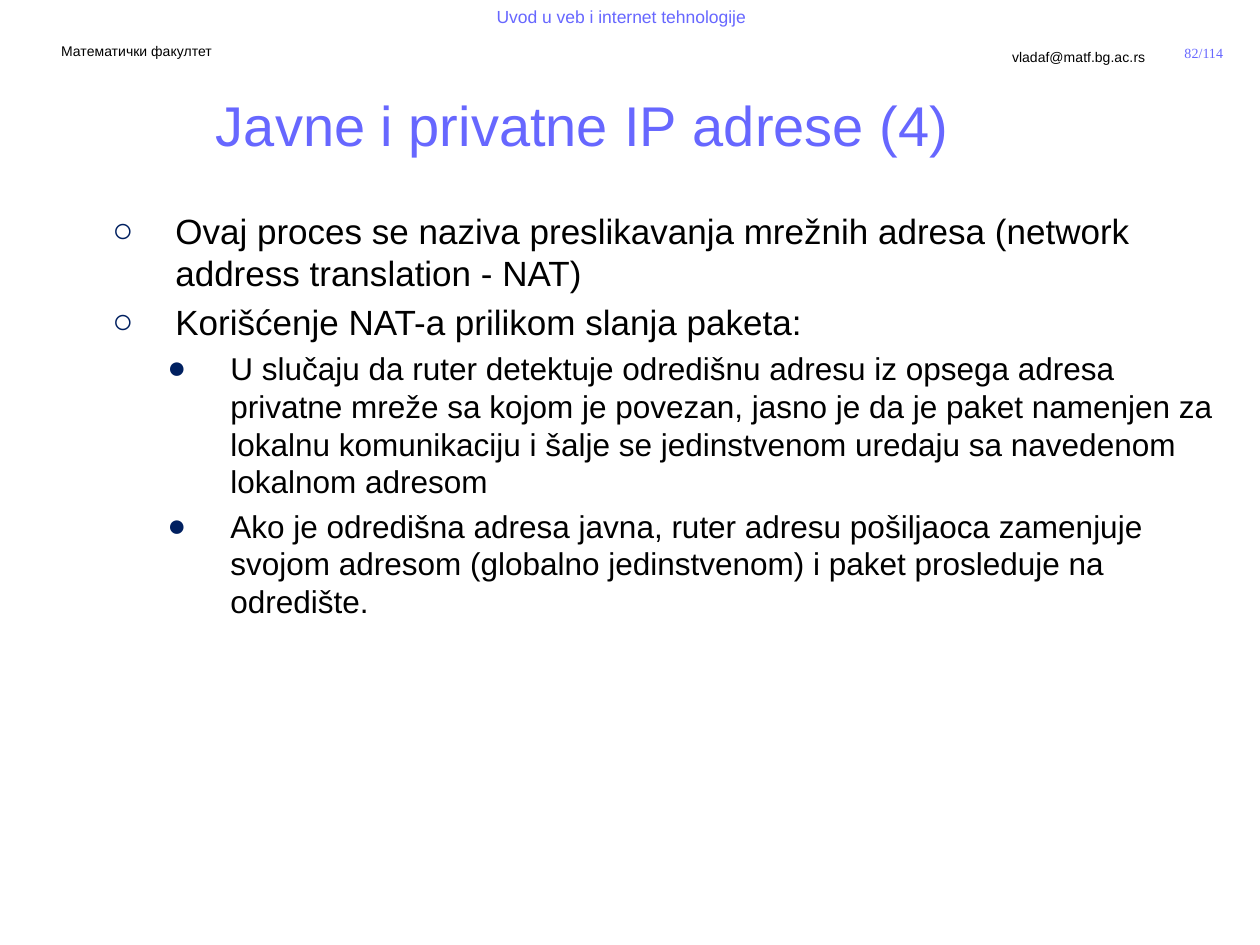
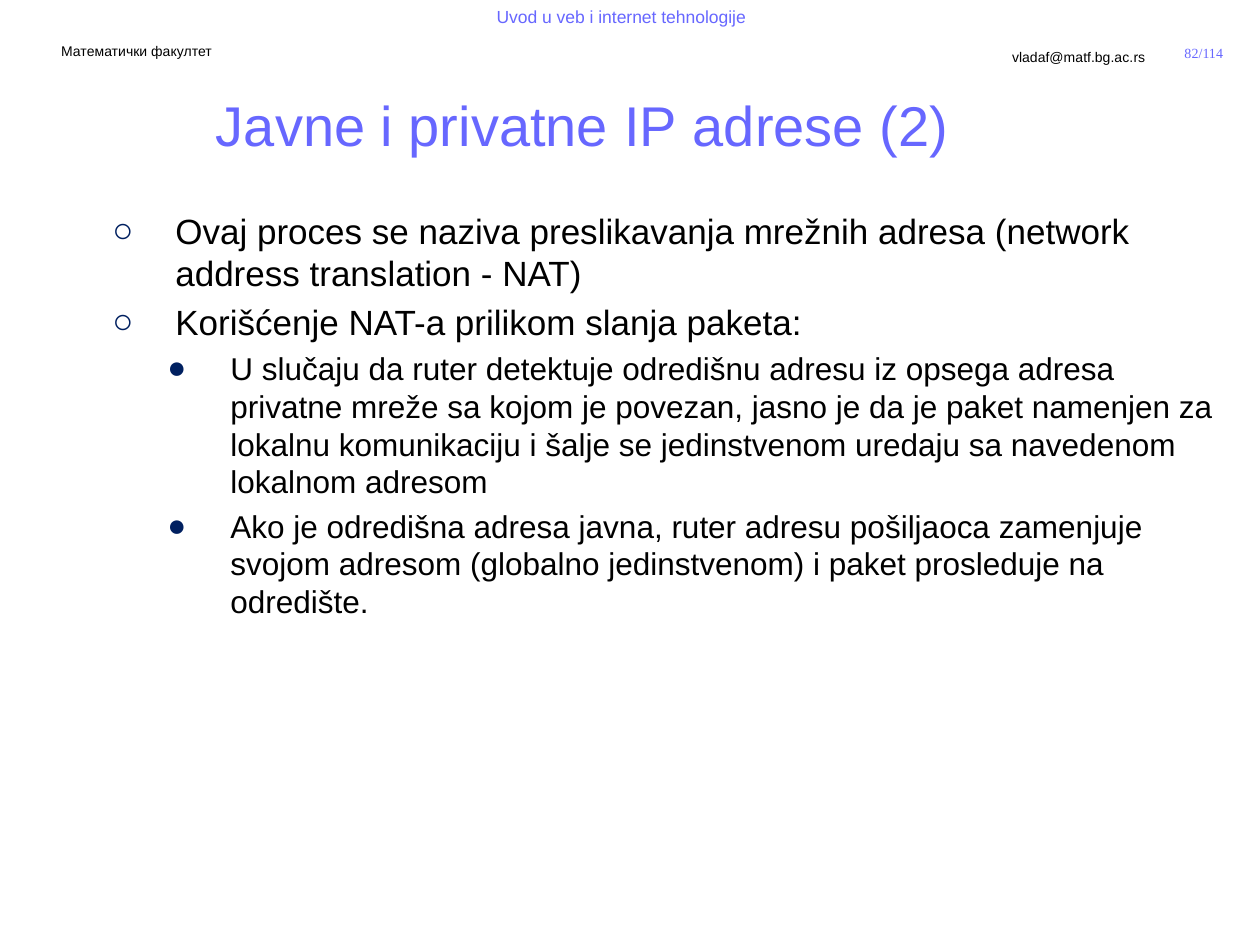
Before and after one commit to MatfUVIT/info, a slide deck: slide 82 of predavanja/prezentacije/UVIT01-02-Uvod u Internet.pptx. Drawn at 1260x945 pixels with LibreOffice and Linux fonts; fonts in the diff are those of the drawing; background and template pictures are left out. Boxes give left, top, right and bottom in pixels: in the first picture for what was removed or moved away, otherwise in the second. Text is boxed around its words. In the diff, an @@ line names an element or a change of style, - is before the commit and + after.

```diff
--- a/predavanja/prezentacije/UVIT01-02-Uvod u Internet.pptx
+++ b/predavanja/prezentacije/UVIT01-02-Uvod u Internet.pptx
@@ title at (216,105,948,157): text changed @@
-Javne i privatne IP adrese (4)
+Javne i privatne IP adrese (2)
```
Also in this commit, not shown: 3 other slides changed, 2 other files.
